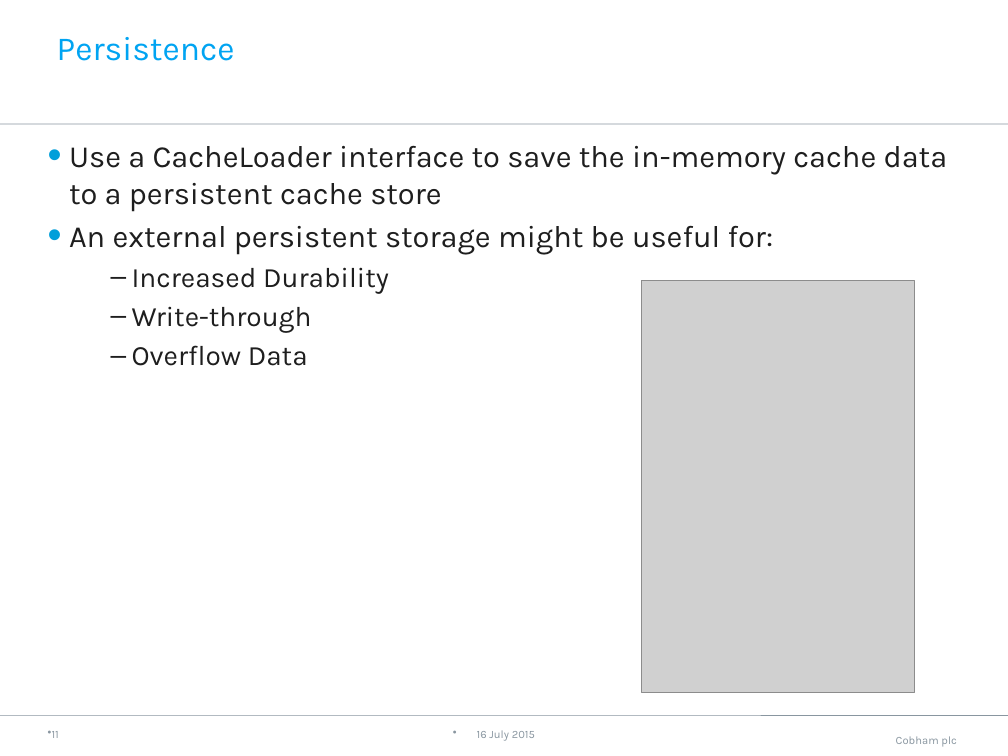
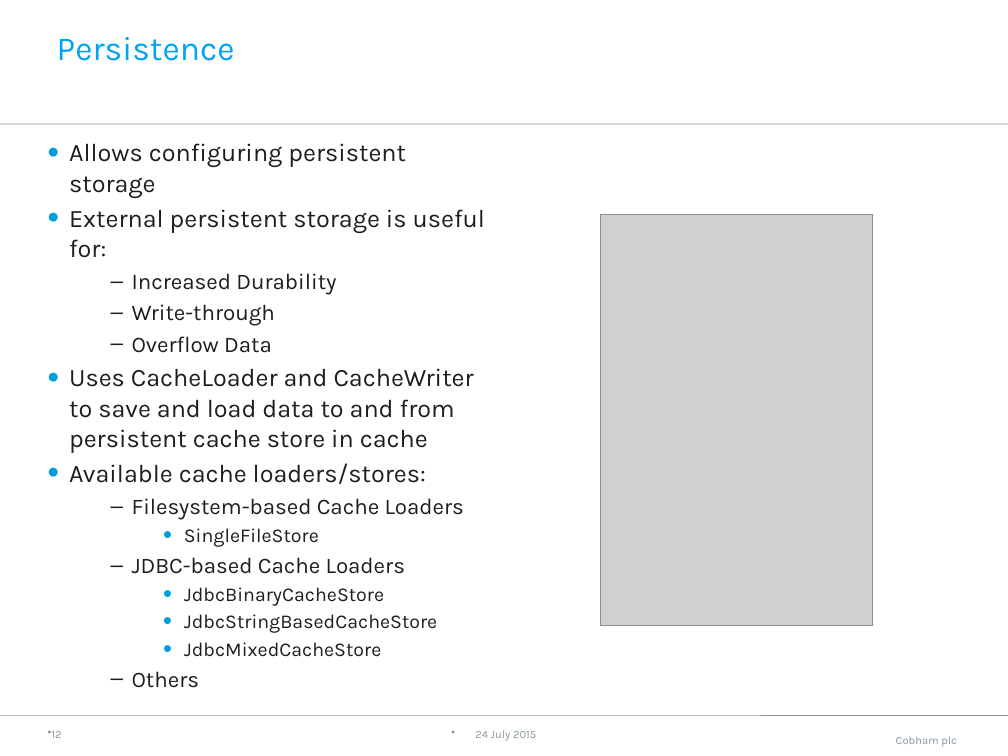
Before and after one commit to neha-bansal/Demos, a slide deck: slide 13 of infinispan-embedded-tutorial/Infinispan.pptx (slide 12 before the commit). Drawn at 1008x756 pixels with LibreOffice and Linux fonts; fonts in the diff are those of the drawing; grey boxes stand for pictures; background and template pictures are left out. Boxes give left, top, right and bottom in pixels: in the first picture for what was removed or moved away, otherwise in the second. Text is boxed around its words. In the diff, an @@ line names an element or a change of style, - is before the commit and + after.

Commit message:
PPT changed and File Store Cache/ Listener example

```diff
--- a/infinispan-embedded-tutorial/Infinispan.pptx
+++ b/infinispan-embedded-tutorial/Infinispan.pptx
@@ text at bbox=[69, 143, 485, 258]: text changed; size 22 to 18 pt @@
-• Use a CacheLoader interface to save the in-memory cache data to a persistent cache store
-• An external persistent storage might be useful for:
+• Allows configuring persistent storage
+• External persistent storage is useful for:
@@ picture: place and size @@
-picture at bbox=[642, 280, 915, 691]
+picture at bbox=[600, 215, 873, 626]
@@ text at bbox=[132, 273, 336, 353]: size 20 to 16 pt in "Increased Durability", "Write-through", "Overflow Data" @@
@@ text at bbox=[69, 368, 474, 688]: paragraphs added @@
+  • Uses CacheLoader and CacheWriter to save and load data to and from persistent cache store in cache
+  • Available cache loaders/stores:
+  – Filesystem-based Cache Loaders
+    • SingleFileStore
+  – JDBC-based Cache Loaders
+    • JdbcBinaryCacheStore
+    • JdbcStringBasedCacheStore
+    • JdbcMixedCacheStore
+  – Others
@@ page number at bbox=[52, 731, 62, 738]: text changed @@
-11
+12
@@ text at bbox=[475, 730, 536, 741]: text changed @@
-16 July 2015
+24 July 2015
```
Also in this commit, not shown: 10 other slides changed, 2 slides added, 1 slide removed, 4 other files.
